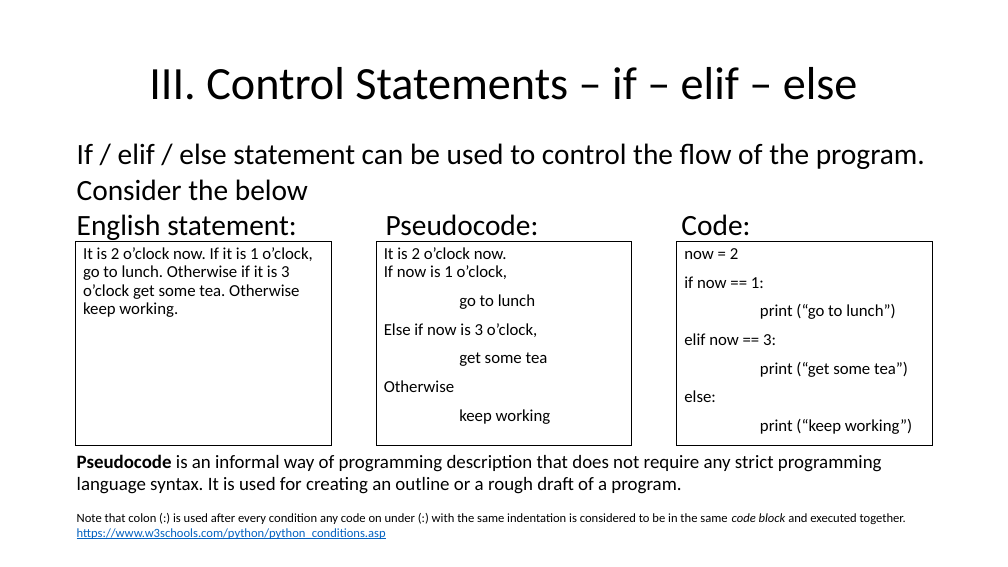
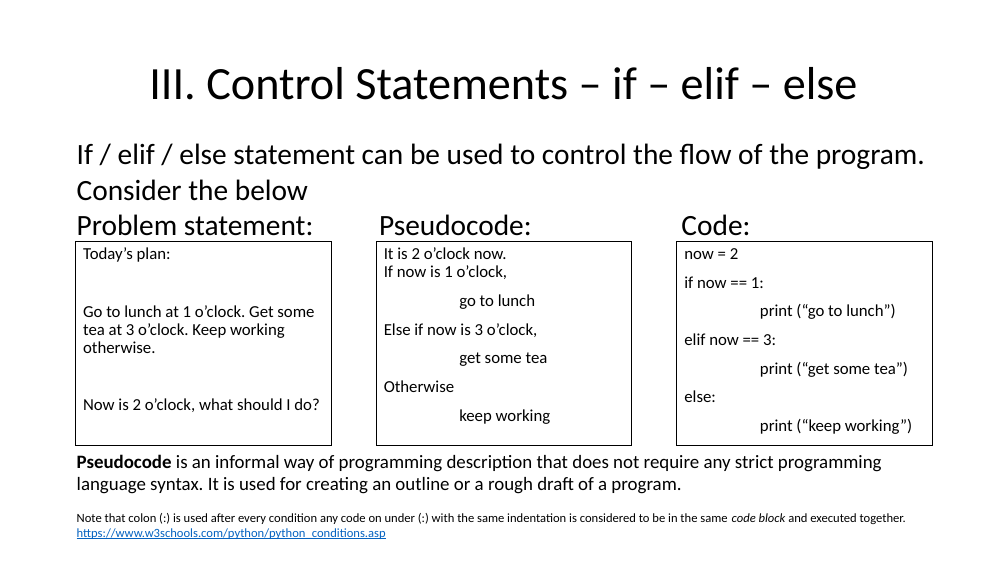
Before and after one commit to henrywma/foConnect, a slide deck: slide 11 of Python guide.pptx. Drawn at 1008x567 pixels with LibreOffice and Linux fonts; fonts in the diff are those of the drawing. Boxes give left, top, right and bottom in pixels: in the first picture for what was removed or moved away, otherwise in the second. Text is boxed around its words. In the diff, an @@ line names an element or a change of style, - is before the commit and + after.

```diff
--- a/Python guide.pptx
+++ b/Python guide.pptx
@@ text at <box>77,214,750,242</box>: text changed @@
-English statement: Pseudocode: Code:
+Problem statement: Pseudocode: Code:
@@ text in rectangle at <box>83,247,319,412</box>: text changed @@
-It is 2 o’clock now. If it is 1 o’clock, go to lunch. Otherwise if it is 3 o’clock get some tea. Otherwise keep working.
+Today’s plan:
+Go to lunch at 1 o’clock. Get some tea at 3 o’clock. Keep working otherwise.
+Now is 2 o’clock, what should I do?
```
Also in this commit, not shown: 8 other slides changed, 5 slides added, 4 slides removed.
